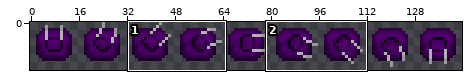
Two versions of one sprite sheet, Textures/Tower1/done.png. Above, an overview of the earlier version with the close-up marked.
Close-up. First the earlier version:
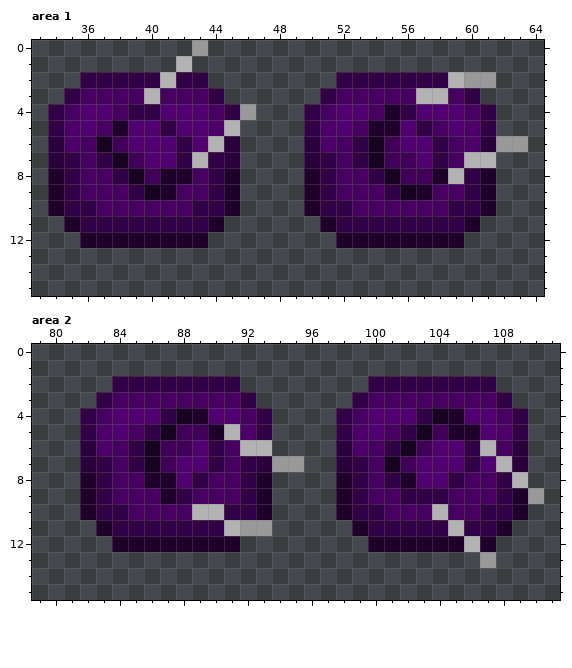
The file is 144x16 pixels. Pixels under 10% opacity are left out. Colours within 5 levels of each other are drawn and written as one. Shown: area 1: x 33..64, y 0..15; area 2: x 79..111, y 0..15.
Now the later version:
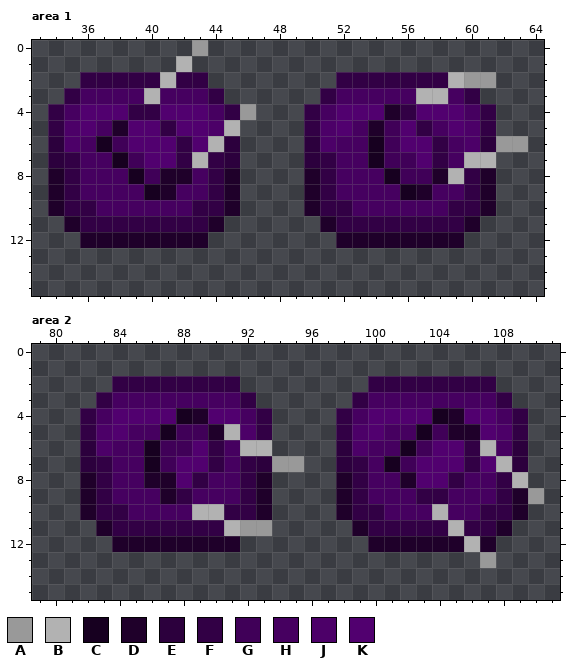
Palette (. is transparent): A #999999  B #b2b2b2  C #170020  D #1f002a  E #2c003d  F #320045  G #400058  H #460060  J #4c0068  K #51006f
Diff:
Area 1:
The author changed colour D to colour G in row 5 at x 55.
The author changed colour F to colour H in row 6 at x 53; in row 7 at x 37 and 53; in row 8 at x 38 and 54; in row 9 at x 39 and 55.
The author changed colour H to colour K in row 4 at x 38 and 54.
Area 2:
The author changed colour F to colour H in row 5 at x 86 and 102; in row 6 at x 85 and 101; in row 7 at x 85; in row 8 at x 101; in row 9 at x 102.
The author changed colour F to colour K in row 4 at x 87 and 103.
Pixel boxes of the changes (left, top, right, bottom) in both close-ups:
changed: (96, 104, 144, 200)
changed: (352, 104, 400, 200)
changed: (128, 408, 176, 472)
changed: (384, 408, 432, 504)
